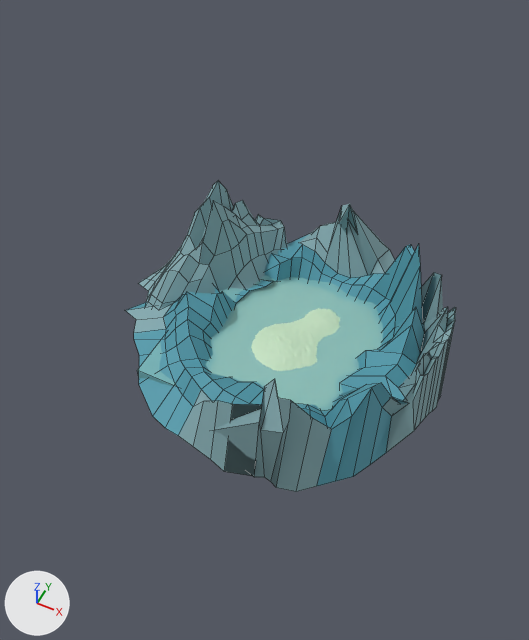
Before and after pictures for a commit that changed the OBJ model zawa/static_assets/models/plane/planeroller530.obj.
One viewpoint serves both versions: a 50 mm lens placed at (120.0, -288.0, 361.0), pointed at (-20.0, -8.0, 11.0). The axes (+X, +Y, +Z) are drawn at lower left. The lights are the same throughout. Mesh edges are drawn as thin lines on the coarser meshes. Where no turn or scale is listed for an object, it has been applied to the vertices.

The scene before the commit, as lines of its bpy script (objects in view):
```python
me_ground_m_02_1_scene_003 = bpy.data.meshes.new('Ground_m_02_1_Scene.003')
me_ground_m_02_1_scene_003.from_pydata(...)  # 2025 vertices, 3872 faces; spans x -50.0..50.0, y -50.0..50.0, z -8.7..1.1
me_ground_m_02_1_scene_003.materials.append(mat_ground_02_001)  # light grey #c5e1c1
me_plane = bpy.data.meshes.new('Plane')
me_plane.from_pydata(...)  # 169 vertices, 144 faces; spans x -127.5..-18.2, y -22.5..99.8, z -20.0..61.7
me_plane.materials.append(mat_material_002)  # cyan #83a8ae
# before: 105 (-58.0, 78.4, 9.2) at pixel (271, 224), 133 (-61.2, 73.0, 18.4) at pixel (263, 218), 137 (-50.2, 84.9, 4.9) at pixel (284, 227), 138 (-52.6, 79.3, 6.4) at pixel (278, 229), 164 (-47.9, 82.2, -4.9) at pixel (285, 240)
# before: 165 (-58.8, 80.8, 8.8) at pixel (271, 222)
me_torus = bpy.data.meshes.new('Torus')
me_torus.from_pydata(...)  # 323 vertices, 254 faces; spans x -120.0..97.0, y -101.0..127.0, z -28.0..64.0
# faces by material slot: [149, 105]
me_torus.materials.append(mat_material_001)  # cyan #519aab
me_torus.materials.append(mat_material_002)  # cyan #83a8ae
ob_ground_m_02_1_scene_003 = bpy.data.objects.new('Ground_m_02_1_Scene.003', me_ground_m_02_1_scene_003)
ob_ground_m_02_1_scene_003.location = (0.0, 0.0, 0.0)
ob_plane = bpy.data.objects.new('Plane', me_plane)
ob_plane.location = (0.0, 0.0, 0.0)
ob_torus = bpy.data.objects.new('Torus', me_torus)
ob_torus.location = (0.0, 0.0, 0.0)
# also in view: 'Cube' at (-8.0, 0.0, -9.0)
```
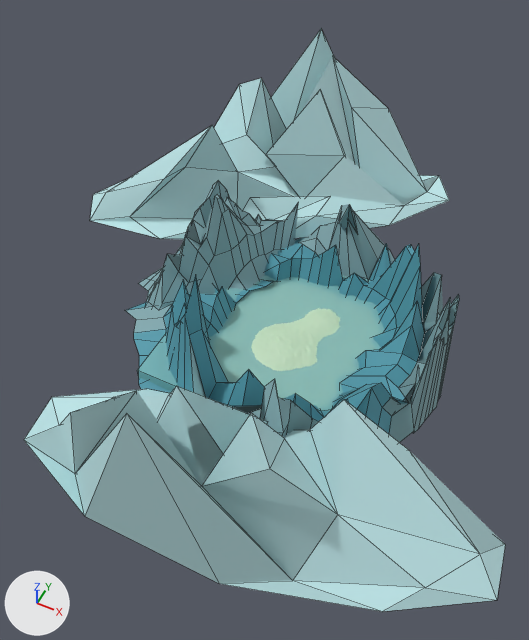
Patch to the scene script:
```diff
--- a/zawa/static_assets/models/plane/planeroller530.obj.py
+++ b/zawa/static_assets/models/plane/planeroller530.obj.py
@@ me_plane @@
 # verts and faces of me_plane; kept vertices keep their numbers, new ones are numbered from 169
-me_plane.from_pydata(...)  # 169 vertices, 144 faces; spans x -127.5..-18.2, y -22.5..99.8, z -20.0..61.7
+me_plane.from_pydata(...)  # 174 vertices, 147 faces; spans x -127.5..-18.2, y -22.5..99.8, z -20.0..64.3
+# me_plane part 1
+# 5 faces are deleted
+# 16 vertices move from x -101.7..-57.2, y -10.5..61.1, z -5.6..61.7 to x -101.7..-57.2, y 0.8..58.1, z 12.7..63.2
+# 5 vertices are added at (-68.7, 32.3, 52.1), (-72.4, 29.0, 64.0), (-74.0, 32.4, 64.3), (-70.3, 36.2, 53.4), (-71.4, 32.4, 62.9)
+# 8 new faces join them
+# me_plane part 2
+verts[105] = (-55.3, 78.4, 9.2)  # moved
+verts[133] = (-64.1, 74.1, 14.2)  # moved, pixel (260, 220)
+verts[137] = (-50.2, 84.9, 10.6)  # moved, pixel (284, 221)
+verts[138] = (-52.6, 79.3, 14.3)  # moved, pixel (278, 220)
+verts[164] = (-45.4, 98.0, 21.1)  # moved, pixel (298, 201)
+verts[165] = (-62.5, 84.4, 8.8)  # moved, pixel (269, 218)
 me_plane.materials.append(mat_material_002)
@@ me_torus @@
-me_torus.from_pydata(...)  # 323 vertices, 254 faces; spans x -120.0..97.0, y -101.0..127.0, z -28.0..64.0
+me_torus.from_pydata(...)  # 328 vertices, 257 faces; spans x -120.0..97.0, y -101.0..127.0, z -29.0..91.0
+# me_torus part 3
+# 9 vertices in x 83.0..95.0, y -7.0..28.0, z -25.0..49.0 move by (0.0, 0.0, -2.0)
+# 7 vertices in x 58.0..92.0, y 5.0..28.0, z 8.0..40.0 move by (0.0, 0.0, -1.0)
+# 5 vertices in x 84.0..95.0, y -11.0..1.0, z -21.0..43.0 move by (0.0, 0.0, -3.0)
+# 3 vertices in x 78.0..85.0, y -18.0..5.0, z 11.0..31.0 move by (0.0, 0.0, 2.0)
+# 3 vertices in x 86.0..89.0, y -15.0..24.0, z 23.0..45.0 move by (0.0, 0.0, 11.0)
+# 29 vertices move from x 47.0..92.0, y -28.0..29.0, z -19.0..55.0 to x 42.0..92.0, y -29.0..29.0, z -25.0..63.0
+# me_torus part 4
+# 1 vertex is removed from x -35.0, y -60.0, z 8.0
+# 8 faces are deleted
+# 12 vertices in x -73.0..42.0, y -84.0..1.0, z -28.0..28.0 move by (0.0, 0.0, -1.0)
+# 5 vertices in x -76.0..15.0, y -77.0..-27.0, z -3.0..7.0 move by (0.0, 0.0, -4.0)
+# 3 vertices in x -8.0..30.0, y -85.0..-48.0, z -1.0..27.0 move by (0.0, 0.0, -2.0)
+# 37 vertices move from x -68.0..48.0, y -78.0..1.0, z -11.0..16.0 to x -68.0..48.0, y -78.0..1.0, z -20.0..65.0
+# 6 vertices are added at (-34.0, -60.0, 91.0), (-52.0, -59.0, 39.0), (-43.0, -50.0, 34.0), (-43.0, -58.0, 40.0), (-52.0, -50.0, 19.0), (-48.0, -54.0, 58.0)
+# 11 new faces join them, mat_material_001 (cyan #519aab)
+# me_torus part 5
+# 4 vertices in x -9.0..39.0, y 48.0..72.0, z -8.0..11.0 move by (0.0, 0.0, -3.0)
+# 3 vertices in x -24.0..-15.0, y 47.0..69.0, z -7.0..9.0 move by (0.0, 0.0, -1.0)
+# 14 vertices move from x -16.0..35.0, y 46.0..81.0, z -7.0..15.0 to x -16.0..35.0, y 46.0..81.0, z -13.0..31.0
 me_torus.materials.append(mat_material_001)
@@ ob_icosphere_001 @@
+ob_icosphere_001 = bpy.data.objects.new('Icosphere.001', me_icosphere_001)  # 41 vertices, 55 faces; spans x -118.0..162.0, y -159.0..-56.0, z -34.0..102.0; in mat_material_003 (cyan #bde4e7)
+ob_icosphere_001.location = (0.0, 0.0, 0.0)
@@ ob_icosphere @@
+ob_icosphere = bpy.data.objects.new('Icosphere', me_icosphere)  # 41 vertices, 55 faces; spans x -208.0..47.0, y 37.0..207.0, z -27.0..110.0; in mat_material_003 (cyan #bde4e7)
+ob_icosphere.location = (0.0, 0.0, 0.0)
```

Pixel boxes [x1, y1, x2, y2] of what changed, in the pictures (529 x 640 px; the box of a moved part takes in the faces that stretch with it):
'Icosphere.001', added (cyan)
    after: [24, 386, 505, 612]
'Torus', reshaped
    before: [125, 204, 456, 492]
    after: [125, 204, 459, 443]
'Icosphere', added (cyan)
    after: [90, 29, 449, 239]
'Plane', reshaped (7% wider)
    before: [139, 181, 289, 309]
    after: [139, 181, 299, 309]
part 1 of me_plane, built on
    before: [148, 200, 265, 309]
    after: [148, 194, 265, 309]
part 2 of me_plane, moved or reshaped
    before: [255, 215, 289, 254]
    after: [255, 202, 299, 254]
part 3 of me_torus, moved or reshaped
    before: [369, 268, 456, 453]
    after: [369, 268, 459, 443]
part 4 of me_torus, moved or reshaped
    before: [127, 233, 352, 492]
    after: [127, 237, 348, 433]
part 5 of me_torus, moved or reshaped
    before: [291, 211, 405, 298]
    after: [291, 211, 406, 298]
